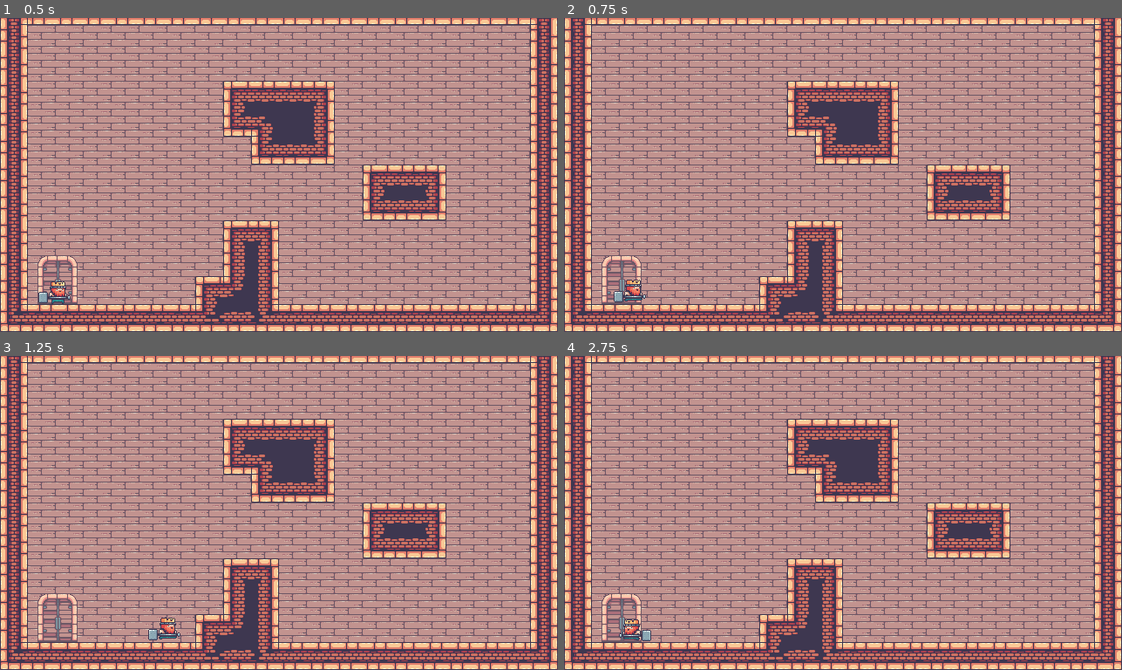
Above: before the commit, frames 1-4 (two rows, left to right).
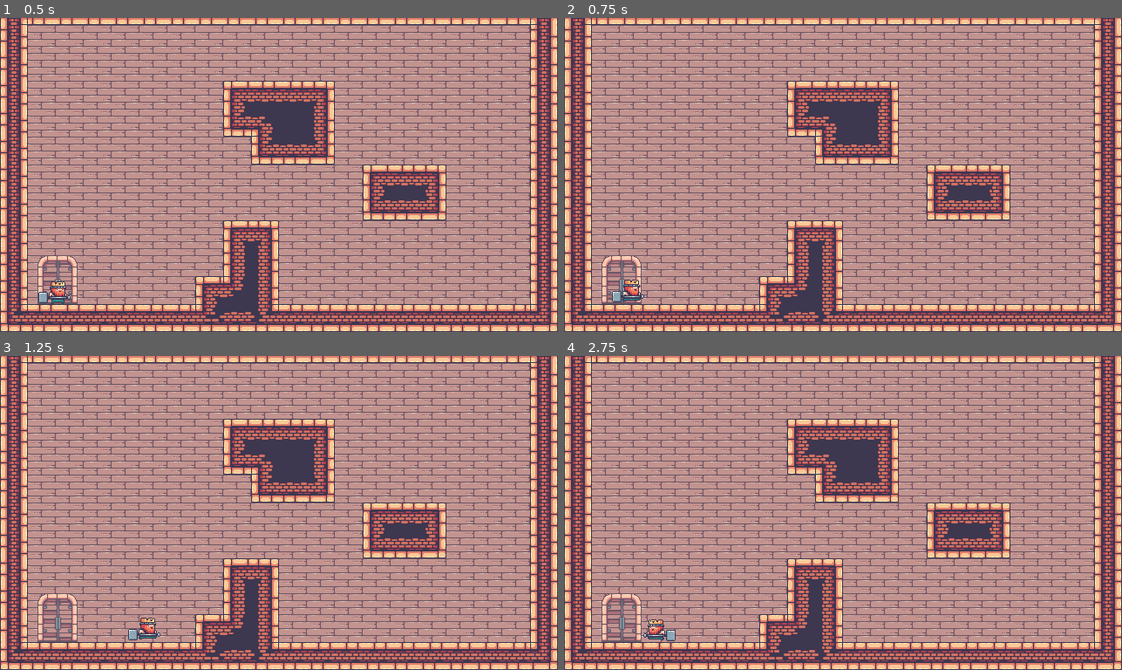
Above: after the commit, the same moments.

Repository: Zitronenjoghurt/Pigslayer
Game: Godot game, scene res://levels/scenes/demo_level.tscn
Same seed, same stepped clock (60 frames per second), same inputs: the game is played once before the commit and once after it.
Inputs:
- Up to frame 1 (0.5 s): no input
- Up to frame 2 (0.75 s): hold D (Right) from 0.53 s (still down); hold Shift (Run) from 0.53 s (still down)
- Up to frame 3 (1.25 s): keep holding D (Right); keep holding Shift (Run); tap W (Up) at 0.77 s
- Up to frame 4 (2.75 s): release Shift (Run) at 1.28 s; tap Shift (Run) at 1.35 s; tap W (Up) at 1.52 s; release D (Right) at 2.03 s; hold A (Left) from 2.03 s (still down); hold Shift (Run) from 2.03 s (still down)

Frame 1 is identical in both runs. In frame 2, 0.2% of the frame differs, in the area x 8-15%, y 83-91%; in frame 3, 0.5%; in frame 4, 0.5%, in the area x 9-20%, y 83-91%.

Commit message:
make player slightly slower

Diff:
--- a/player/player.gd
+++ b/player/player.gd
@@ -1,16 +1,16 @@
 class_name Player
 extends CharacterBody2D
 
-@export var WALK_ACCELERATION: float = 500.0
+@export var WALK_ACCELERATION: float = 400.0
 @export var INITIAL_JUMP_FORCE: float = 125.0
 @export var JUMP_ACCELERATION: float = 500.0
-@export var GRAVITY_MULTIPLIER: float = 1.75
+@export var GRAVITY_MULTIPLIER: float = 1.65
 @export var HORIZONTAL_DRAG: float = 650.0
 @export var SLIPPERINESS: float = 0.0
 @export var SPRITE_FACING_LEFT_X_OFFSET: float = -14.0
-@export var RUNNING_ACCELERATION_MULTIPLIER: float = 1.65
-@export var RUNNING_MAX_SPEED_MULTIPLIER: float = 1.3
-@export var MAXIMUM_SPEED: float = 200.0
+@export var RUNNING_ACCELERATION_MULTIPLIER: float = 1.75
+@export var RUNNING_MAX_SPEED_MULTIPLIER: float = 1.35
+@export var MAXIMUM_SPEED: float = 150.0
 @export var TERMINAL_VELOCITY: float = 500.0
 @export var COYOTE_TIME_SEC: float = 0.25
 @export var JUMP_BUFFER_TIME_SEC: float = 0.15
